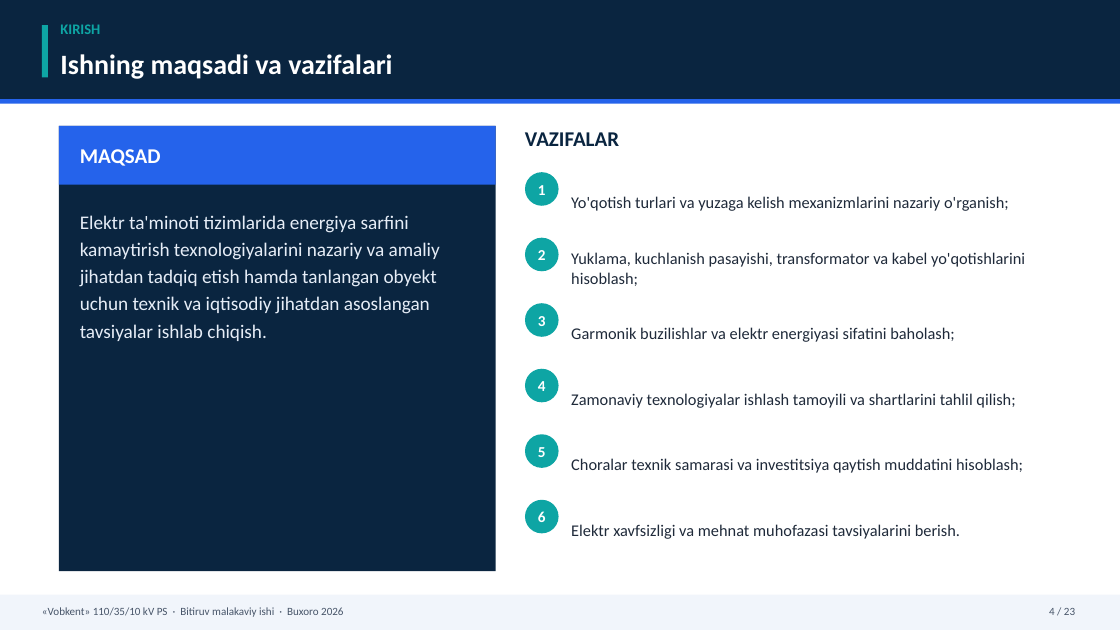
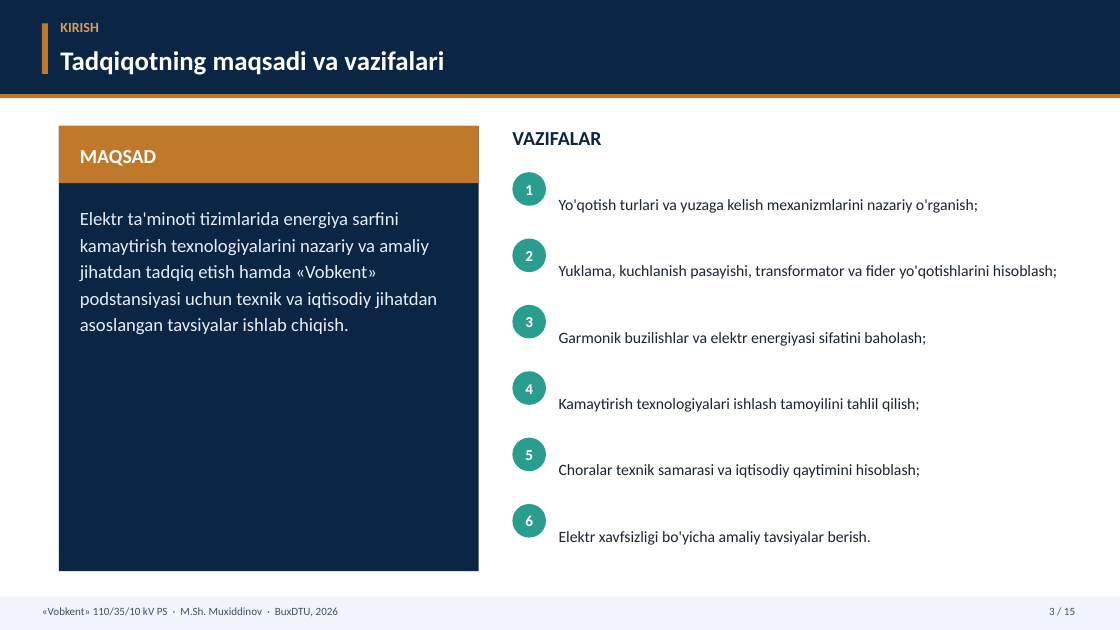
Before and after one commit to sherzod6114/-C-Users-Sherzod-Desktop-BMI_final_v5.docx-, a slide deck: slide 3 of Prezentatsiya_Vobkent_BMI.pptx (slide 4 before the commit). Drawn at 1120x630 pixels with LibreOffice and Linux fonts; fonts in the diff are those of the drawing. Boxes give left, top, right and bottom in pixels: in the first picture for what was removed or moved away, otherwise in the second. Text is boxed around its words. In the diff, an @@ line names an element or a change of style, - is before the commit and + after.

```diff
--- a/Prezentatsiya_Vobkent_BMI.pptx
+++ b/Prezentatsiya_Vobkent_BMI.pptx
@@ rectangle resized from (x1=0, y1=0, x2=1120, y2=99) to (x1=0, y1=0, x2=1120, y2=94) @@
@@ rectangle at (x1=0, y1=0, x2=1120, y2=94): fill #0A2540 to #0B2545 @@
@@ rectangle at (x1=42, y1=24, x2=48, y2=74): fill #0EA5A4 to #C0792B @@
@@ text "KIRISH" at (x1=60, y1=23, x2=98, y2=32): size 12.5 to 12 pt, text colour #0EA5A4 to #D99B57 @@
@@ text at (x1=60, y1=51, x2=444, y2=75): text changed; size 24 to 23 pt @@
-Ishning maqsadi va vazifalari
+Tadqiqotning maqsadi va vazifalari
@@ rectangle moved from (x1=0, y1=99, x2=1120, y2=104) to (x1=0, y1=94, x2=1120, y2=98) @@
@@ rectangle at (x1=0, y1=94, x2=1120, y2=98): fill #2563EB to #C0792B @@
@@ rectangle at (x1=59, y1=126, x2=479, y2=571): fill #0A2540 to #0B2545 @@
@@ rectangle at (x1=59, y1=126, x2=479, y2=183): fill #2563EB to #C0792B @@
@@ rectangle resized from (x1=59, y1=126, x2=496, y2=571) to (x1=59, y1=126, x2=479, y2=571) @@
@@ rectangle resized from (x1=59, y1=126, x2=496, y2=185) to (x1=59, y1=126, x2=479, y2=183) @@
@@ text "MAQSAD" at (x1=80, y1=150, x2=156, y2=166): size 18 to 17 pt @@
@@ text "VAZIFALAR" moved from (x1=525, y1=132, x2=619, y2=146) to (x1=512, y1=132, x2=601, y2=145) @@
@@ text "VAZIFALAR" at (x1=512, y1=132, x2=601, y2=145): size 18 to 17 pt, text colour #0A2540 to #0B2545 @@
@@ text "Yo'qotish turlari va yuzaga kelish ..." moved from (x1=571, y1=196, x2=1009, y2=211) to (x1=559, y1=199, x2=978, y2=213) @@
@@ text "Yo'qotish turlari va yuzaga kelish ..." at (x1=559, y1=199, x2=978, y2=213): size 14 to 13.5 pt, text colour #1F2A3A to #1A2433; line spacing 1.02 to 1.03 @@
@@ text at (x1=80, y1=212, x2=438, y2=334): text changed; size 16.5 to 16 pt @@
-Elektr ta'minoti tizimlarida energiya sarfini kamaytirish texnologiyalarini nazariy va amaliy jihatdan tadqiq etish hamda tanlangan obyekt uchun texnik va iqtisodiy jihatdan asoslangan tavsiyalar ishlab chiqish.
+Elektr ta'minoti tizimlarida energiya sarfini kamaytirish texnologiyalarini nazariy va amaliy jihatdan tadqiq etish hamda «Vobkent» podstansiyasi uchun texnik va iqtisodiy jihatdan asoslangan tavsiyalar ishlab chiqish.
@@ text at (x1=559, y1=265, x2=1057, y2=279): text changed; size 14 to 13.5 pt; text colour #1F2A3A to #1A2433 @@
-Yuklama, kuchlanish pasayishi, transformator va kabel yo'qotishlarini hisoblash;
+Yuklama, kuchlanish pasayishi, transformator va fider yo'qotishlarini hisoblash;
@@ text "Garmonik buzilishlar va elektr energiyasi ..." at (x1=559, y1=332, x2=926, y2=346): size 14 to 13.5 pt, text colour #1F2A3A to #1A2433; line spacing 1.02 to 1.03 @@
@@ text "Garmonik buzilishlar va elektr energiyasi ..." moved from (x1=571, y1=327, x2=955, y2=342) to (x1=559, y1=332, x2=926, y2=346) @@
@@ 4 texts, 4 ellipses moved together from (x1=525, y1=172, x2=559, y2=402) to (x1=513, y1=172, x2=546, y2=405) @@
@@ text at (x1=559, y1=398, x2=920, y2=412): text changed; size 14 to 13.5 pt; text colour #1F2A3A to #1A2433 @@
-Zamonaviy texnologiyalar ishlash tamoyili va shartlarini tahlil qilish;
+Kamaytirish texnologiyalari ishlash tamoyilini tahlil qilish;
@@ text at (x1=559, y1=464, x2=920, y2=478): text changed; size 14 to 13.5 pt; text colour #1F2A3A to #1A2433 @@
-Choralar texnik samarasi va investitsiya qaytish muddatini hisoblash;
+Choralar texnik samarasi va iqtisodiy qaytimini hisoblash;
@@ 2 texts, 2 ellipses moved together from (x1=525, y1=434, x2=559, y2=534) to (x1=513, y1=438, x2=546, y2=538) @@
@@ fill #0EA5A4 to #2A9D8F in 6 elements at (x1=513, y1=172, x2=546, y2=206), (x1=513, y1=239, x2=546, y2=272), (x1=513, y1=305, x2=546, y2=339), (x1=513, y1=371, x2=546, y2=405), (x1=513, y1=438, x2=546, y2=471), (x1=513, y1=504, x2=546, y2=538) @@
@@ text at (x1=559, y1=531, x2=871, y2=545): text changed; size 14 to 13.5 pt; text colour #1F2A3A to #1A2433 @@
-Elektr xavfsizligi va mehnat muhofazasi tavsiyalarini berish.
+Elektr xavfsizligi bo'yicha amaliy tavsiyalar berish.
@@ text at (x1=42, y1=607, x2=338, y2=616): text changed; text colour #475569 to #41506B @@
-«Vobkent» 110/35/10 kV PS · Bitiruv malakaviy ishi · Buxoro 2026
+«Vobkent» 110/35/10 kV PS · M.Sh. Muxiddinov · BuxDTU, 2026
@@ text at (x1=1049, y1=608, x2=1075, y2=615): text changed; text colour #475569 to #41506B @@
-4 / 23
+3 / 15
```
Also in this commit, not shown: 10 other slides changed, 4 slides added, 12 slides removed, 14 other files.
